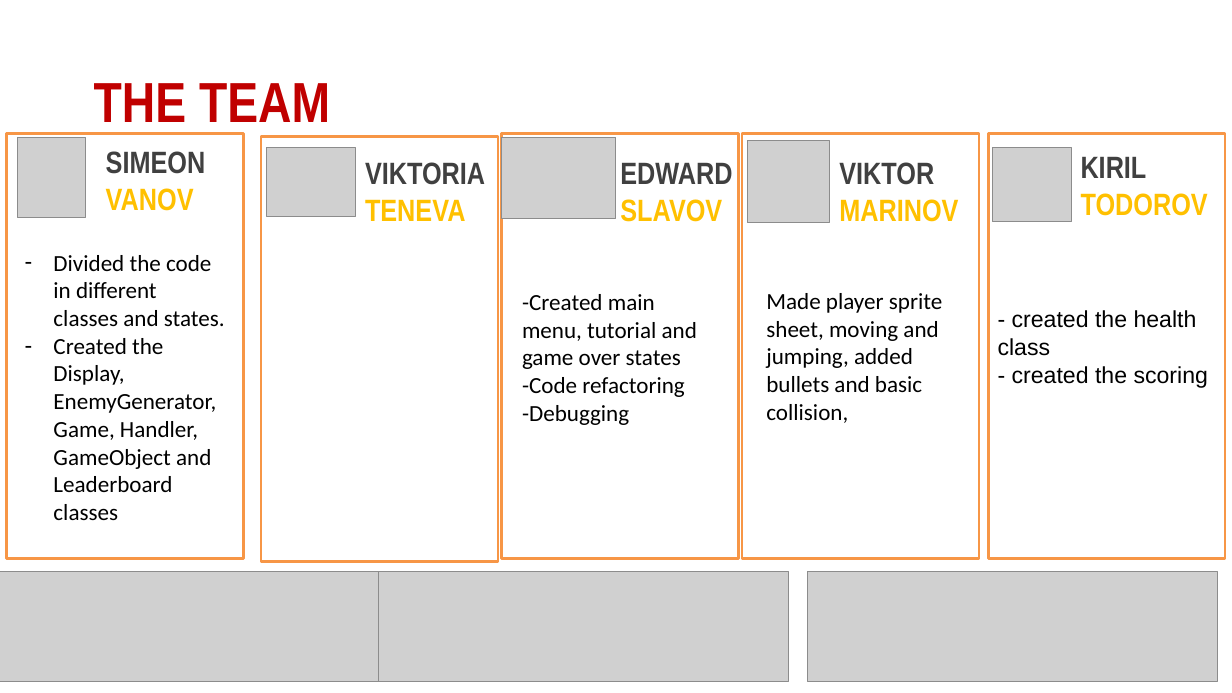
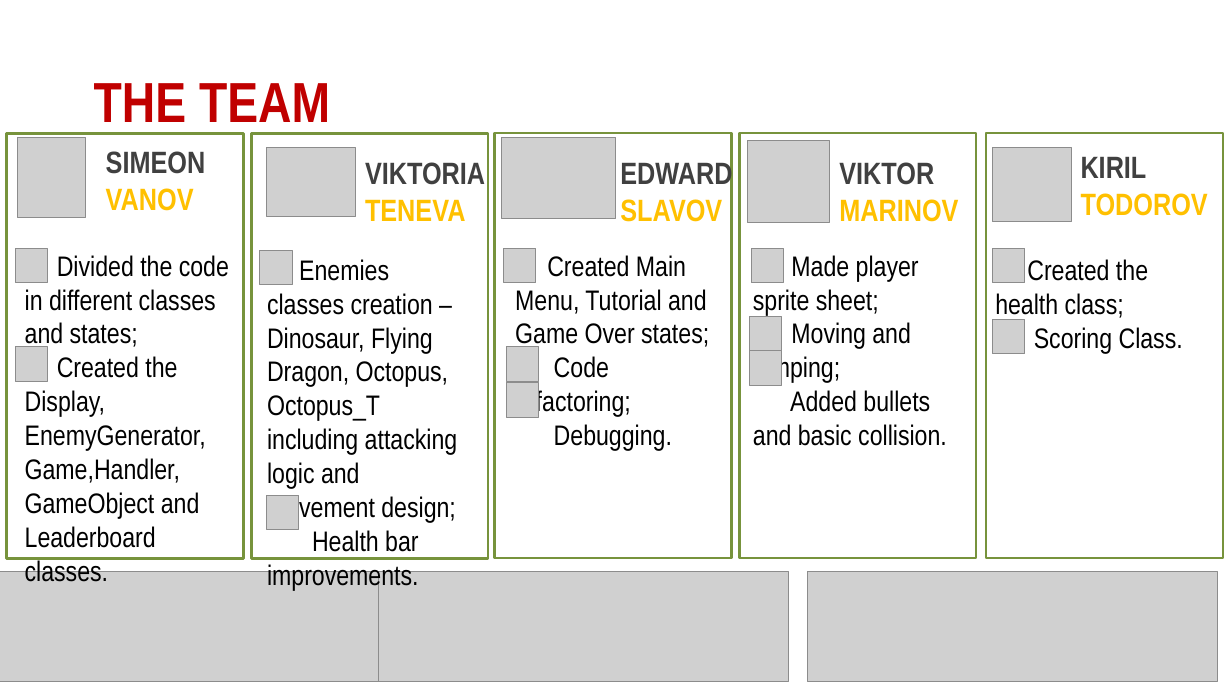
Before and after one commit to Team-New-Orleans/Team-Project, a slide deck: slide 3 of Presentation/The Undertaker.pptx. Drawn at 1232x693 pixels with LibreOffice and Linux fonts; fonts in the diff are those of the drawing; grey boxes stand for pictures. Boxes give left, top, right and bottom in pixels: in the first picture for what was removed or moved away, otherwise in the second. Text is boxed around its words. In the diff, an @@ line names an element or a change of style, - is before the commit and + after.

Commit message:
Presentation - final version

```diff
--- a/Presentation/The Undertaker.pptx
+++ b/Presentation/The Undertaker.pptx
@@ rectangle: place and size @@
-rectangle at [262, 137, 498, 562]
+rectangle at [251, 133, 488, 558]
@@ rectangle: place and size @@
-rectangle at [502, 133, 738, 558]
+rectangle at [494, 133, 731, 558]
@@ outline #F79646 2 pt to #77933C 2 pt in 5 elements at [6, 134, 243, 559], [739, 133, 976, 558], [494, 133, 731, 558], [251, 133, 488, 558], [986, 133, 1223, 558] @@
@@ picture added at [15, 249, 47, 283] @@
@@ text at [25, 255, 229, 548]: text changed; size 18 to 22 pt; font Calibri to Arial Narrow @@
-– Divided the code in different classes and states.
-– Created the Display, EnemyGenerator, Game, Handler, GameObject and Leaderboard classes
+Divided the code in different classes and states;
+Created the Display, EnemyGenerator, Game,Handler, GameObject and Leaderboard classes.
@@ picture added at [260, 250, 292, 285] @@
@@ text added at [267, 259, 458, 552], 22 pt, text #000000 @@
+Enemies classes creation – Dinosaur, Flying Dragon, Octopus, Octopus_T including attacking logic and movement design;
+Health bar improvements.
@@ picture added at [504, 249, 536, 283] @@
@@ text at [515, 255, 709, 451]: text changed; size 18 to 22 pt; font Calibri to Arial Narrow @@
--Created main menu, tutorial and game over states
--Code refactoring
--Debugging
+Created Main Menu, Tutorial and Game Over states;
+Code refactoring;
+Debugging.
@@ picture added at [751, 249, 784, 283] @@
@@ text at [753, 255, 947, 446]: text changed; size 18 to 22 pt; font Calibri to Arial Narrow @@
-Made player sprite sheet, moving and jumping, added bullets and basic collision,
+Made player sprite sheet;
+Moving and jumping;
+Added bullets and basic collision.
@@ picture added at [993, 249, 1025, 283] @@
@@ text added at [995, 259, 1183, 353], 22 pt, text #000000 @@
+Created the health class;
+Scoring Class.
@@ picture added at [750, 316, 782, 350] @@
@@ picture added at [993, 320, 1025, 354] @@
@@ text in rectangle at [998, 310, 1208, 388]: text removed @@
-- created the health class
-- created the scoring
@@ picture added at [15, 347, 47, 381] @@
@@ picture added at [506, 347, 539, 381] @@
@@ picture added at [750, 351, 782, 385] @@
@@ picture added at [506, 383, 539, 417] @@
@@ picture added at [267, 495, 299, 530] @@
```
Also in this commit, not shown: 3 other slides changed.
